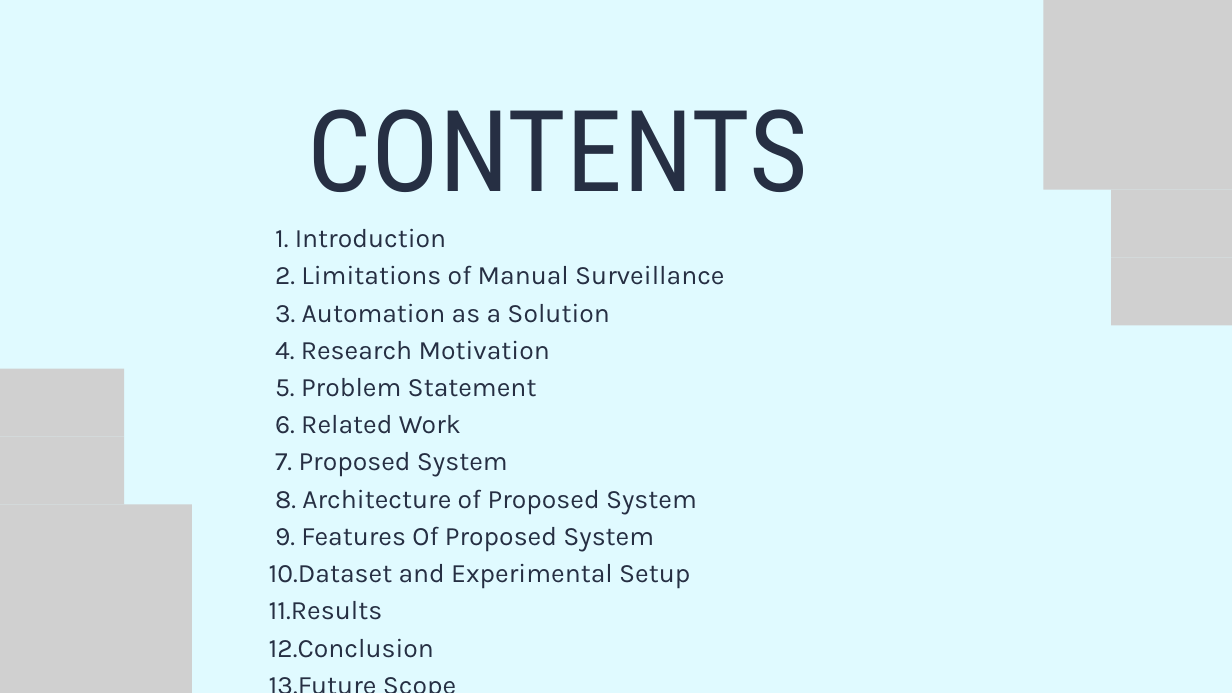
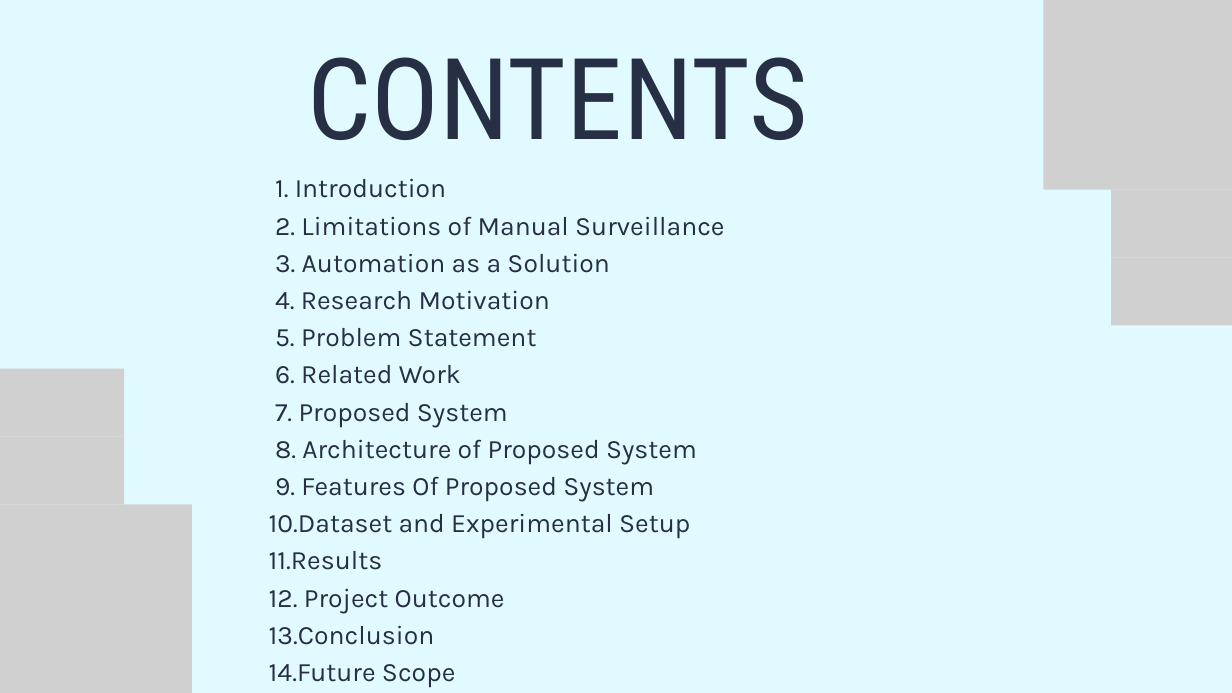
Before and after one commit to rishabhkp28/PCSE25-49, a slide deck: slide 2 of Final Presentation.pptx. Drawn at 1232x693 pixels with LibreOffice and Linux fonts; fonts in the diff are those of the drawing; grey boxes stand for pictures. Boxes give left, top, right and bottom in pixels: in the first picture for what was removed or moved away, otherwise in the second. Text is boxed around its words. In the diff, an @@ line names an element or a change of style, - is before the commit and + after.

Commit message:
modified ppt

```diff
--- a/Final Presentation.pptx
+++ b/Final Presentation.pptx
@@ text "CONTENTS": place and size @@
-text "CONTENTS" at bbox=[307, 109, 808, 192]
+text "CONTENTS" at bbox=[307, 57, 808, 140]
@@ text "1. Introduction": place and size @@
-text "1. Introduction" at bbox=[269, 229, 724, 658]
+text "1. Introduction" at bbox=[269, 179, 724, 688]
@@ text at bbox=[269, 589, 505, 688]: text changed @@
-12.Conclusion
-13.Future Scope
+12. Project Outcome
+13.Conclusion
+14.Future Scope
```
Also in this commit, not shown: 4 other slides changed, 1 slide added.
